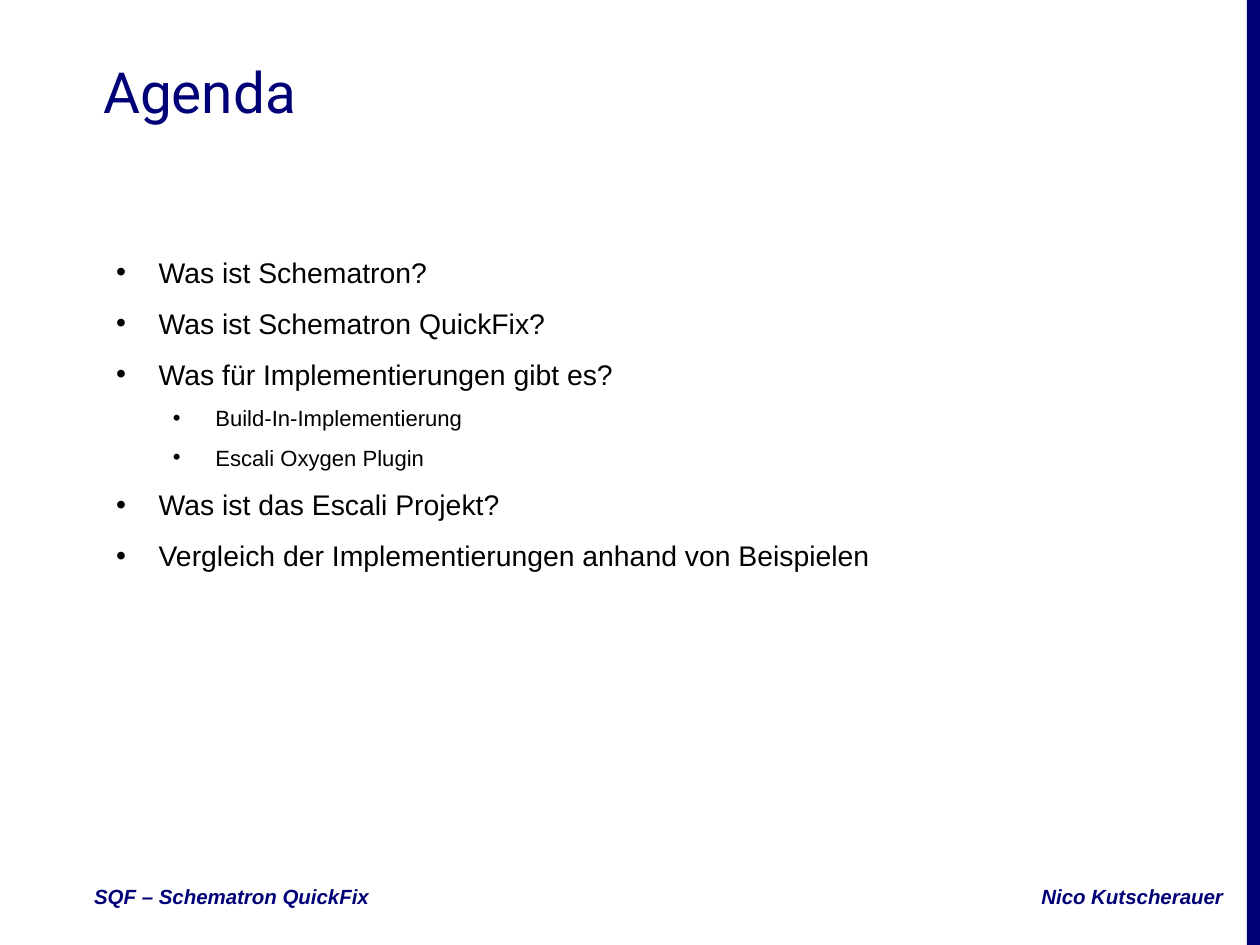
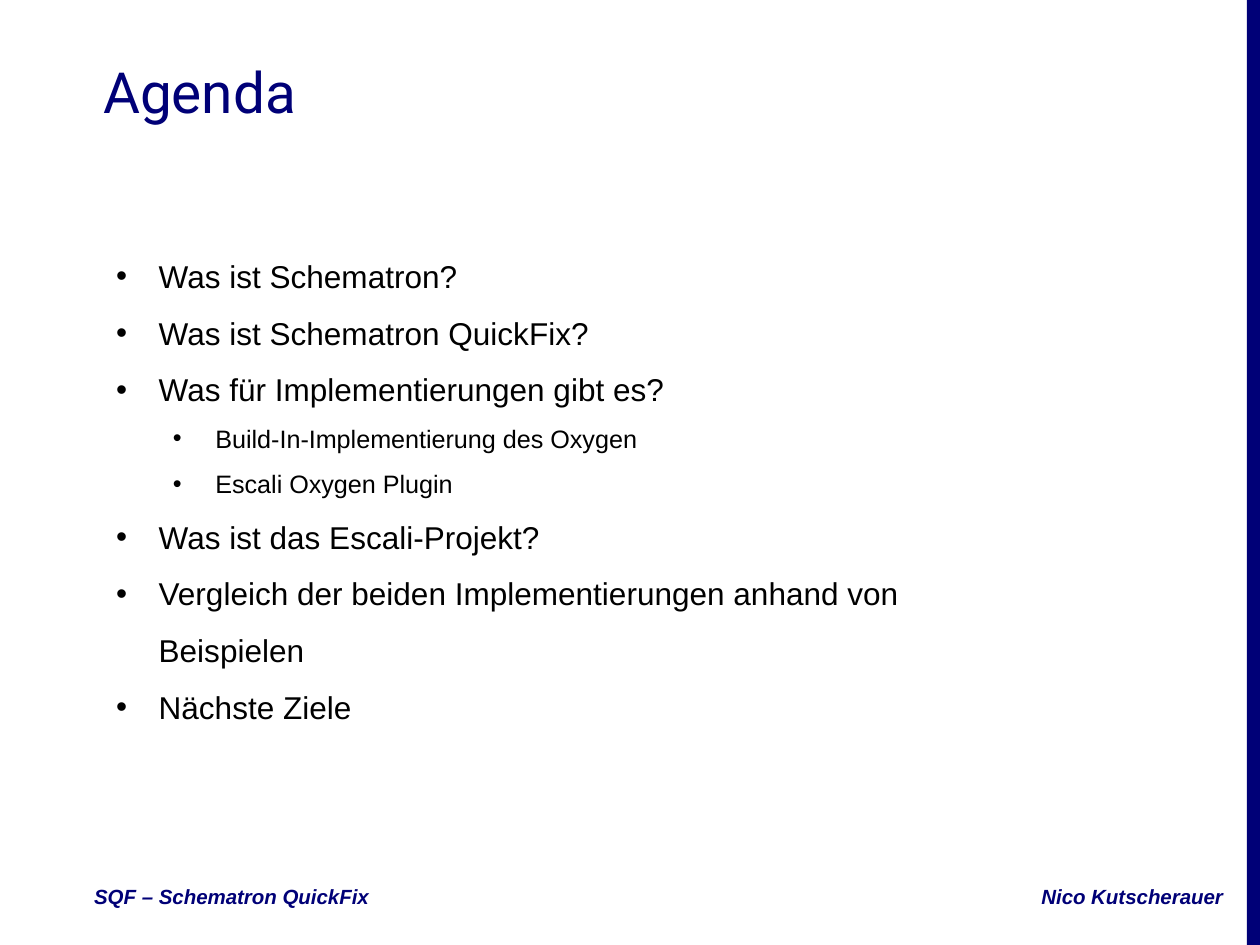
Before and after one commit to nkutsche/SchematronQuickFix-2017-11-17, a slide deck: slide 2 of SQF-Escali.pptx. Drawn at 1260x945 pixels with LibreOffice and Linux fonts; fonts in the diff are those of the drawing; background and template pictures are left out. Boxes give left, top, right and bottom in pixels: in the first picture for what was removed or moved away, otherwise in the second. Text is boxed around its words. In the diff, an @@ line names an element or a change of style, - is before the commit and + after.

Commit message:
Slide update and styling + PDF

```diff
--- a/SQF-Escali.pptx
+++ b/SQF-Escali.pptx
@@ subtitle at bbox=[159, 265, 664, 499]: size 18 to 20 pt in "Was ist Schematron?", "Was ist Schematron QuickFix?", "Was für Implementierungen gibt es?"; size 14 to 16 pt in "Escali Oxygen Plugin" @@
@@ subtitle at bbox=[215, 429, 637, 454]: text changed; size 14 to 16 pt @@
-  • Build-In-Implementierung
+  • Build-In-Implementierung des Oxygen
@@ subtitle at bbox=[159, 526, 898, 720]: text changed; size 18 to 20 pt @@
-• Was ist das Escali Projekt?
-• Vergleich der Implementierungen anhand von Beispielen
+• Was ist das Escali-Projekt?
+• Vergleich der beiden Implementierungen anhand von Beispielen
+• Nächste Ziele
```
Also in this commit, not shown: 14 other slides changed, 2 other files.
